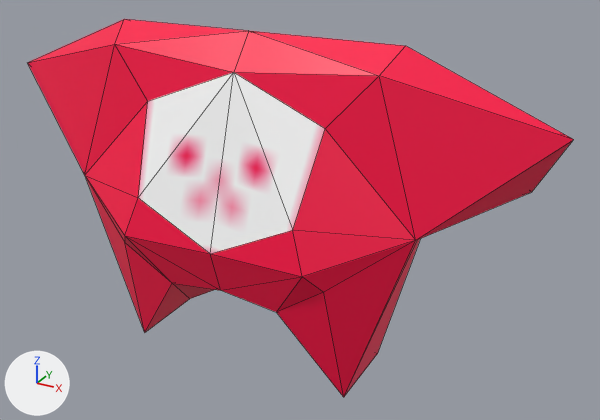
An edit to the COLLADA model clean/Character.scnassets/actions/idle.dae, drawn before and after from the same camera.
Rendered twice from a 50 mm lens placed at (0.935, -1.488, 1.127), pointed at (0.078, 0.069, 0.348). The lights are fixed; the arrows at lower left show +X, +Y and +Z. Mesh edges are drawn as thin lines.

In view in the first picture: 'geometry'.
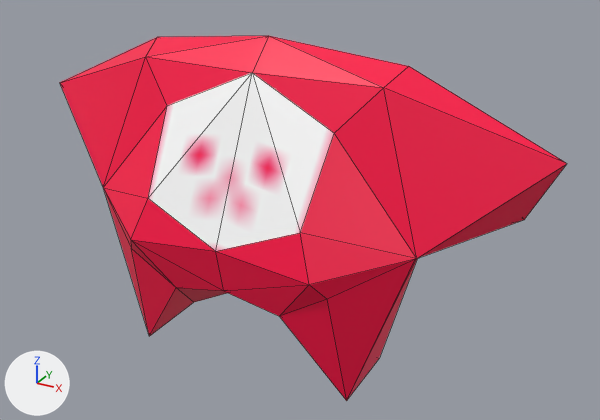
What changed in the scene script:
```text
Change me_cube:
    used by ob_geometry; location = (0.0, 0.0, 0.0)
    remove me_cube.from_pydata(...)  # 39 vertices, 74 faces; spans x -0.694..0.675, y -0.187..0.195, z -0.004..0.772
    add me_cube.from_pydata(...)  # 39 vertices, 74 faces; spans x -0.655..0.658, y -0.171..0.261, z -0.552..0.216
    me_cube part 1: 39 of 39 vertices moved; they spanned x -0.694..0.675, y -0.187..0.195, z -0.004..0.772 and now span x -0.655..0.658, y -0.171..0.261, z -0.552..0.216; mean shift (0.005, 0.04, -0.569); largest move (0.595, 0.103, 0.483) -> (0.578, 0.145, -0.128)
    me_cube part 2: 37 kept faces spanning x 0.0..0.658, y -0.168..0.261, z -0.552..0.216 get new texture (UV) coordinates
    remove me_cube.materials.append(mat_face)  # picture img_idle_png
Change ob_geometry:
    ob_geometry.location: (0.0, 0.0, 0.0) -> (0.0, -0.005, 0.528)
    ob_geometry.rotation_euler: (0.0, 0.0, 0.0) -> (0.02, 0.0, 0.0)  # degrees (0, 0, 0) -> degrees (1.1, 0, 0)
```

Changed parts and their boxes (x1, y1, x2, y2) in the pictures (600 x 420 px; the box of a moved part takes in the faces that stretch with it):
'geometry', reshaped, moved, turned: before (28, 19, 574, 397); after (60, 36, 567, 401)
part 1 of me_cube, moved or reshaped: before (28, 19, 249, 332); after (60, 36, 268, 336)
part 2 of me_cube, surface changed: before (210, 31, 574, 397); after (216, 36, 567, 401)
